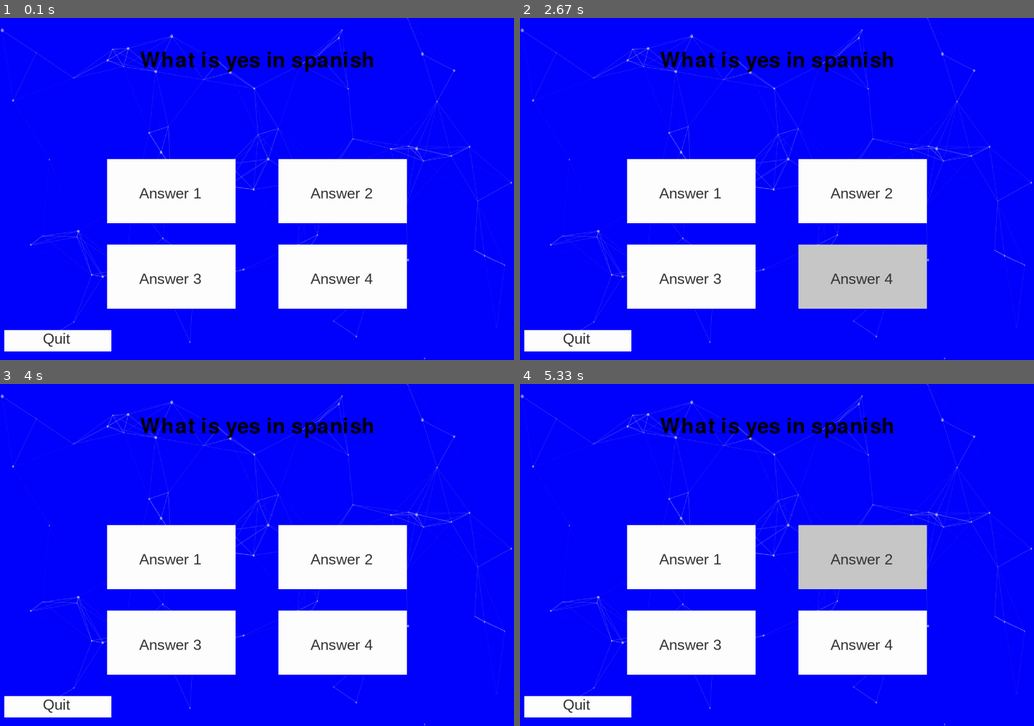
Above: before the commit, frames 1-4 (two rows, left to right).
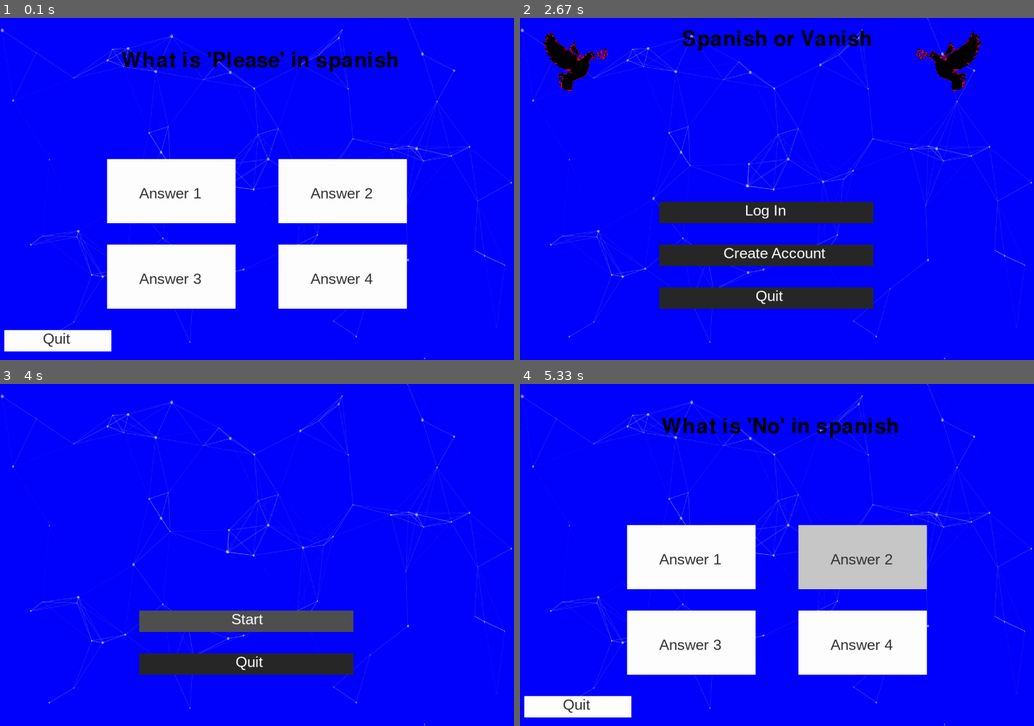
Above: after the commit, the same moments.

Repository: cinnamonflavoredbismuth/CS1400-2-Final
Game: pygame game, started from pygame_display.py
Same seed, same stepped clock (60 frames per second), same inputs: the game is played once before the commit and once after it.
Inputs (mouse positions are in pixels of both pictures, inside the frame that each line leads up to):
- Up to frame 1 (0.1 s): no input
- Up to frame 2 (2.67 s): click "Answer 4" at 0.43 s
- Up to frame 3 (4 s): click (246, 619) at 3.83 s, where only the run after the commit has a clickable "Create Account"
- Up to frame 4 (5.33 s): click (766, 619) at 4.23 s, where only the run after the commit has a clickable "Start"; click (766, 664) at 4.63 s, where only the run after the commit has a clickable "Unit 4"; move the mouse to (890, 472) at 4.9 s; click (890, 472) at 5.03 s; move the mouse to (797, 541) at 5.3 s

The runs differ from the first frame. In frame 1, 1.4% of the frame differs, in the area x 23-78%, y 9-16%; in frame 2, 25%, in the area x 0-90%, y 3-98%; in frame 3, 22%; in frame 4, 1.1%.

Commit message:
Co-authored-by: Tate-masterofCHAOS <Tate-masterofCHAOS@users.noreply.github.com>

Diff:
--- a/Lessons.csv
+++ b/Lessons.csv
@@ -1,173 +1,139 @@
 unit, lesson, question, answer
-
 Basics, 1, What is 'Yes' in spanish, Si
 Basics, 1, What is 'No' in spanish, No
 Basics, 1, What is 'Please' in spanish, Por favor
 Basics, 1, What is 'Thank you' in spanish, Gracias
 Basics, 1, What is 'Excuse me' in spanish, Disculpe me
-
 Basics, 2, What is 'Hello' in spanish, Hola
 Basics, 2, What is 'Goodbye' in spanish, Adios
 Basics, 2, What is 'My name is' in spanish, Me llamo
 Basics, 2, What is 'What is your name?' in spanish, ¿Como te llamas?
 Basics, 2, What is 'What is your social security number?' in spanish, ¿Cual es tu numero de seguro social?
-
 Basics, 3, What is 'How are you?' in spanish, ¿Cómo estás?
 Basics, 3, What is 'I'm good' in spanish, Estoy bien
 Basics, 3, What is 'I'm bad' in spanish, Estoy mal
 Basics, 3, What is 'I'm tired' in spanish, Estoy cansado
 Basics, 3, What is 'I'm hungry' in spanish, Tengo hambre
-
 Basics, 4, What is 'I hate you' in spanish, Te odio
 Basics, 4, What is 'I love you' in spanish, Te quiero
 Basics, 4, What is 'I miss you' in spanish, Te extraño
 Basics, 4, What is 'I like you' in spanish, Me gustas
 Basics, 4, What is 'I don't like you' in spanish, No me gustas
-
 Basics, 5, What is 'I am' in spanish, Soy
 Basics, 5, What is 'I am from' in spanish, Soy de
 Basics, 5, What is 'I am going to' in spanish, Voy a
 Basics, 5, What is 'Where are you from?' in spanish, ¿De donde eres?
 Basics, 5, What is 'Where are you going?' in spanish, ¿A donde vas?
-
 Basics, 6, What is 'Gracias' in english, Thank you
 Basics, 6, What is 'Por favor' in english, Please
 Basics, 6, What is 'Hello' in english, Hola
 Basics, 6, What is 'Goodbye' in english, Adios
 Basics, 6, What is '¿Cual es tu numero de seguro social?' in english, What is your social security number?
-
 Basics, 7, What is '¿Cómo estás?' in english, How are you?
 Basics, 7, What is 'Estoy bien' in english, I'm good
 Basics, 7, What is 'Te quiero' in english, I love you
 Basics, 7, What is 'Me gustas' in english, I like you
 Basics, 7, What is 'Soy de' in english, I am from
-
-
-
 Directions, 1, What is 'It is right here' in spanish, ¿Esta justo aqui?
 Directions, 1, What is 'Where is that?' in spanish, ¿Donde esta eso?
 Directions, 1, What is 'It's over there' in spanish, Esta por alla
 Directions, 1, What is 'It's over here' in spanish, Esta por aqui
 Directions, 1, What is 'It's in front of you' in spanish, Esta enfrente de ti
-
 Directions, 2, What is 'Where is the bathroom?' in spanish, ¿Donde esta el baño?
 Directions, 2, What is 'Where is the airport?' in spanish, ¿Donde esta el aeropuerto?
 Directions, 2, What is 'Where is the doctor's office?' in spanish, ¿Donde esta la oficina del doctor?
 Directions, 2, What is 'Where is the nearest resteraunt?' in spanish, ¿Donde esta el restaurante mas cercano?
 Directions, 2, What is 'Where is the nearest hotel?' in spanish, ¿Donde esta el hotel mas cercano?
-
 Directions, 3, What is 'Where is the bus stop?' in spanish, ¿Donde esta la parada de autobus?
 Directions, 3, What is 'Where is the train station?' in spanish, ¿Donde esta la estacion de tren?
 Directions, 3, What is 'Where is the subway station?' in spanish, ¿Donde esta la estacion de metro?
 Directions, 3, What is 'Where is the taxi stand?' in spanish, ¿Donde esta la parada de taxi?
 Directions, 3, What is 'Where is the parking lot?' in spanish, ¿Donde esta el estacionamiento?
-
 Directions, 4, What is 'When will the bus arrive?' in spanish, ¿Cuando llega el autobus?
 Directions, 4, What is 'When will the train arrive?' in spanish, ¿Cuando llega el tren?
 Directions, 4, What is 'When will the taxi arrive?' in spanish, ¿Cuando llega el taxi?
 Directions, 4, What is 'When will the subway arrive?' in spanish, ¿Cuando llega el metro?
 Directions, 4, What is 'When will the plane arrive?' in spanish, ¿Cuando llega el avion?
-
 Directions, 5, What is 'How do I get to the bus stop?' in spanish, ¿Como llego a la parada de autobus?
 Directions, 5, What is 'How do I get to the train station?' in spanish, ¿Como llego a la estacion de tren?
 Directions, 5, What is 'How do I get to the subway station?' in spanish, ¿Como llego a la estacion de metro?
 Directions, 5, What is 'How do I get to the taxi stand?' in spanish, ¿Como llego a la parada de taxi?
 Directions, 5, What is 'How do I get to the parking lot?' in spanish, ¿Como llego al estacionamiento?
-
 Directions, 6, What is '¿Donde esta eso?' in english, Where is that?
 Directions, 6, What is 'It's over there' in english, It's over there
 Directions, 6, What is '¿Donde esta el baño?' in english, Where is the bathroom?
 Directions, 6, What is '¿Donde esta el aeropuerto?' in english, Where is the airport?
 Directions, 6, What is '¿Donde esta la oficina del doctor?' in english, Where is the doctor's office?
-
 Directions, 7, What is '¿Donde esta la parada de autobus?' in english, Where is the bus stop?
 Directions, 7, What is '¿Donde esta la estacion de tren?' in english, Where is the train station?
 Directions, 7, What is '¿Cuando llega el autobus?' in english, When will the bus arrive?
 Directions, 7, What is '¿Cuando llega el tren?' in english, When will the train arrive?
 Directions, 7, What is '¿Como llego a la parada de autobus?' in english, How do I get to the bus stop?
-
-
-
 Small Talk, 1, What is 'I'm from the United States' in spanish, Soy de los Estados Unidos
 Small Talk, 1, What is 'I'm from Canada' in spanish, Soy de Canada
 Small Talk, 1, What is 'I'm from Mexico' in spanish, Soy de Mexico
 Small Talk, 1, What is 'I'm from Britain' in spanish, Soy de Gran Bretaña
 Small Talk, 1, What is 'I'm from Brazil' in spanish, Soy de Brasil
-
 Small Talk, 2, What is 'Do you speak english?' in spanish, ¿Puedes hablar ingles?
 Small Talk, 2, What is 'Do you speak spanish?' in spanish, ¿Puedes hablar español?
 Small Talk, 2, What is 'Do you speak french?' in spanish, ¿Puedes hablar frances?
 Small Talk, 2, What is 'Do you speak german?' in spanish, ¿Puedes hablar aleman?
 Small Talk, 2, What is 'Do you speak chinese?' in spanish, ¿Puedes hablar chino?
-
 Small Talk, 3, What is 'I speak a little' in spanish, Hablo un poco
 Small Talk, 3, What is 'I speak a lot' in spanish, Hablo mucho
 Small Talk, 3, What is 'I don't speak' in spanish, No hablo
 Small Talk, 3, What is 'I don't understand' in spanish, No entiendo
 Small Talk, 3, What is 'I understand' in spanish, Entiendo
-
 Small Talk, 4, What is 'Are you ok?' in spanish, ¿Estas bien?
 Small Talk, 4, What is 'Sorry' in spanish, Lo siento
 Small Talk, 4, What is 'I need help' in spanish, Necesito ayuda
 Small Talk, 4, What is 'Help' in spanish, Socorro O Ayúdeme
 Small Talk, 4, What is 'I need a doctor' in spanish, Nessecito un doctor
-
 Small Talk, 5, What is 'How has your day been?' in spanish, ¿Como ha sido tu dia?
 Small Talk, 5, What is 'How has your week been?' in spanish, ¿Como ha sido tu semana?
 Small Talk, 5, What is 'How has your month been?' in spanish, ¿Como ha sido tu mes?
 Small Talk, 5, What is 'How has your life been?' in spanish, ¿Como ha sido tu vida?
 Small Talk, 5, What is 'How have you been?' in spanish, ¿Como has estado?
-
 Small Talk, 6, What is 'Soy de los Estados Unidos' in english, I'm from the United States
 Small Talk, 6, What is 'Soy de Gran Bretaña' in english, I'm from Britain
 Small Talk, 6, What is '¿Puedes hablar ingles?' in english, Do you speak english?
 Small Talk, 6, What is '¿Puedes hablar español?' in english, Do you speak spanish?
 Small Talk, 6, What is '¿Puedes hablar frances?' in english, Do you speak french?
-
 Small Talk, 7, What is 'No entiendo' in english, I don't understand
 Small Talk, 7, What is 'Entiendo' in english , I understand
 Small Talk, 7, What is '¿Estas bi'en?' in english, Are you ok?
 Small Talk, 7, What is 'Lo siento in english, Sorry
 Small Talk, 7, What is '¿Como ha sido tu dia?' in english, How has your day been?
-
-
-
 Food, 1, What is 'Water' in spanish, Agua
 Food, 1, What is 'Do you have anything to drink?' in spanish, ¿Tienes algo para beber?
 Food, 1, What is 'Soda' in spanish, La gaseosa
 Food, 1, What is 'Beer' in spanish, Cerveza
 Food, 1, What is 'Wine' in spanish, Vino
-
 Food, 2, What is 'Food' in spanish, Comida
 Food, 2, What is 'Do you have anything to eat?' in spanish, ¿Tienes algo para comer?
 Food, 2, What is 'Chicken' in spanish, Pollo
 Food, 2, What is 'Hamburger' in spanish, Hamburguesa
 Food, 2, What is 'Egg' in spanish, Huevo
-
 Food, 3, What is 'Im allergic to' in spanish, Soy alergico a
 Food, 3, What is 'Nuts' in spanish, Nueces
 Food, 3, What is 'Peanuts' in spanish, Mani
 Food, 3, What is 'Milk' in spanish, Mariscos
 Food, 3, What is 'Fish' in spanish, Pescado
-
 Food, 4, What is 'Do you have mcdonalds?' in spanish, ¿Tu tienes mcdonalds?
 Food, 4, What is 'Do you have chicken?' in spanish, ¿Tu tienes Pollo?
 Food, 4, What is 'Do you have a menu?' in spanish, ¿Tu tienes un menu?
 Food, 4, What is 'Do you have a table?' in spanish, ¿Tu tienes una mesa?
 Food, 4, What is 'Do you have a reservation?' in spanish, ¿Tu tienes una reservacion?
-
 Food, 5, What is 'I like eating' in spanish, Me gusta comer
 Food, 5, What is 'I don't like eating' in spanish, No me gusta comer cocos
 Food, 5, What is 'I like drinking' in spanish, Me gusta beber
 Food, 5, What is 'I don't like drinking' in spanish, No me gusta beber
 Food, 5, What is 'I ate' in spanish, Comí
-
 Food, 6, What is 'Agua' in english, Water
 Food, 6, What is 'Cerveza' in english, Beer
 Food, 6, What is 'Comida' in english, Food
 Food, 6, What is 'Pollo' in english, Chicken
 Food, 6, What is 'Hamburguesa' in english, Hamburger
-
 Food, 7, What is 'Soy alergico a' in english, I'm allergic to
 Food, 7, What is 'Nueces' in english, Nuts
 Food, 7, What is '¿Tu tienes mcdonalds?' in english, Do you have mcdonalds?
--- a/lesson.py
+++ b/lesson.py
@@ -17,13 +17,13 @@
 # Image background
 background_image = pygame.image.load('BG.webp')  # Load the image
 background_image = pygame.transform.scale(background_image, (1200, 800))  # Scale to fit the screen
-bird1 = pygame.image.load("logo_uwu.png")
-bird2 = pygame.image.load("logo_uwu.png")
+bird1 = pygame.image.load("logo_uwu.png")     #Load Image
+bird2 = pygame.image.load("logo_uwu.png")     #Load Image
 bird2 = pygame.transform.flip(bird2, True, False)  # Flip the image horizontally
 bird1 = pygame.transform.scale(bird1, (200, 200))  # Scale the image to fit the screen
 bird2 = pygame.transform.scale(bird2, (200, 200))  # Scale the image to fit the screen
 
-#Create Button date
+#Create Button data
 option1_btn = {
         "width" : 300, # width of the button
         "height" : 150, # height of the button
@@ -92,19 +92,35 @@
 # Set up fonts
 font = pygame.font.Font(None, 36)
 title_font = pygame.font.Font(None, 72)  # Larger font for the title
-def lessons():
-    question_text = title_font.render('What is yes in spanish', True, (0, 0, 0))  # White color
 
-    # Position the title at the top center of the screen
+
+def question_gather():
+    questions = []
+    with open('Lessons.csv', 'r') as file:
+        reader = csv.reader(file)
+        for line in reader:
+            if line[0] == 'Basics':
+                print(line)
+                if line[1] == ' 1':
+                    print(line[2])
+                    questions.append(line[2])
+    return questions
+def lesson():
+
+    questions = question_gather()
+    question_text = title_font.render(random.choice(questions), True, (0, 0, 0))  # White color
+
+     #Position the title at the top center of the screen
     question_rect = question_text.get_rect(center=(600, 100))  # Centered at the top of the screen
 
     while True:
         running = True
         while running:
             screen.fill((255, 255, 255))  # Clear the screen with a white background
-            screen.blit(background_image, (0,0))
-            screen.blit(question_text, question_rect)
+            screen.blit(background_image, (0,0))   #This Places the background
+            screen.blit(question_text, question_rect)   #This will display the question
 
+            #This is where we will call the buttons
             btn(option1_btn)
             btn(option2_btn)
             btn(option3_btn)
@@ -146,5 +162,7 @@
         pygame.display.flip()  # Update the display
         pygame.time.delay(2000)  # Wait for 2 seconds before quitting
         # Quit Pygame
+        break
 
-lessons()
+lesson()
+#print(question_gather())
--- a/lesson_select.py
+++ b/lesson_select.py
@@ -2,7 +2,7 @@
 import csv
 import random
 from basic_functions import btn
-from lesson import lessons
+from lesson import lesson
 
 # Define the Spanish or Vanish game
 # This is a simple game where the user selects the correct answer from multiple options.
@@ -158,7 +158,7 @@
     running = True
     while running:
         screen.fill((255, 255, 255))  # Clear the screen with a white background
-        screen.blit(background_image, (0,0))
+        screen.blit(background_image, (0,0)) #Display the background
         # Display the options
         btn(lesson_1_btn)
         btn(lesson_2_btn)
@@ -174,25 +174,25 @@
             elif event.type == pygame.MOUSEBUTTONDOWN:
                 if lesson_1_btn['StartPos']['x'] <= event.pos[0] <= lesson_1_btn['StartPos']['x'] + lesson_1_btn['width'] and lesson_1_btn['StartPos']['y'] <= event.pos[1] <= lesson_1_btn['StartPos']['y'] + lesson_1_btn['height']:
                     # Go back to the main menu
-                    lessons()
+                    lesson()
 
                 elif lesson_2_btn['StartPos']['x'] <= event.pos[0] <= lesson_2_btn['StartPos']['x'] + lesson_2_btn['width'] and lesson_2_btn['StartPos']['y'] <= event.pos[1] <= lesson_2_btn['StartPos']['y'] + lesson_2_btn['height']:
-                    lessons()
+                    lesson()
 
                 elif lesson_3_btn['StartPos']['x'] <= event.pos[0] <= lesson_3_btn['StartPos']['x'] + lesson_3_btn['width'] and lesson_3_btn['StartPos']['y'] <= event.pos[1] <= lesson_3_btn['StartPos']['y'] + lesson_3_btn['height']:
-                    lessons()
+                    lesson()
 
                 elif lesson_4_btn['StartPos']['x'] <= event.pos[0] <= lesson_4_btn['StartPos']['x'] + lesson_4_btn['width'] and lesson_4_btn['StartPos']['y'] <= event.pos[1] <= lesson_4_btn['StartPos']['y'] + lesson_4_btn['height']:
-                    lessons()
+                    lesson()
 
                 elif lesson_5_btn['StartPos']['x'] <= event.pos[0] <= lesson_5_btn['StartPos']['x'] + lesson_5_btn['width'] and lesson_5_btn['StartPos']['y'] <= event.pos[1] <= lesson_5_btn['StartPos']['y'] + lesson_5_btn['height']:
-                    lessons()
+                    lesson()
 
                 elif lesson_6_btn['StartPos']['x'] <= event.pos[0] <= lesson_6_btn['StartPos']['x'] + lesson_6_btn['width'] and lesson_6_btn['StartPos']['y'] <= event.pos[1] <= lesson_6_btn['StartPos']['y'] + lesson_6_btn['height']:
-                    lessons()
+                    lesson()
 
                 elif lesson_7_btn['StartPos']['x'] <= event.pos[0] <= lesson_7_btn['StartPos']['x'] + lesson_7_btn['width'] and lesson_7_btn['StartPos']['y'] <= event.pos[1] <= lesson_7_btn['StartPos']['y'] + lesson_7_btn['height']:
-                    lessons()
+                    lesson()
 
                 if return_btn['StartPos']['x'] <= event.pos[0] <= return_btn['StartPos']['x'] + return_btn['width'] and return_btn['StartPos']['y'] <= event.pos[1] <= return_btn['StartPos']['y'] + return_btn['height']:
                     # Go back to the main menu
--- a/pygame_display.py
+++ b/pygame_display.py
@@ -1,7 +1,7 @@
 import pygame
 import csv
 import random
-from spanish import *
+from spanish import lessons
 from basic_functions import btn
 
 # Define the Spanish or Vanish game
@@ -13,9 +13,9 @@
 pygame.init()
 
 # Set up the display
-screen = pygame.display.set_mode((1200, 800))
-pygame.display.set_caption('Spanish or Vanish')
-pygame.display.set_icon(pygame.image.load('logo_uwu.png'))
+screen = pygame.display.set_mode((1200, 800))  #This sets the screen size
+pygame.display.set_caption('Spanish or Vanish') #This sets the tab name
+pygame.display.set_icon(pygame.image.load('logo_uwu.png')) #This sets the logo
 
 
 # Image background
